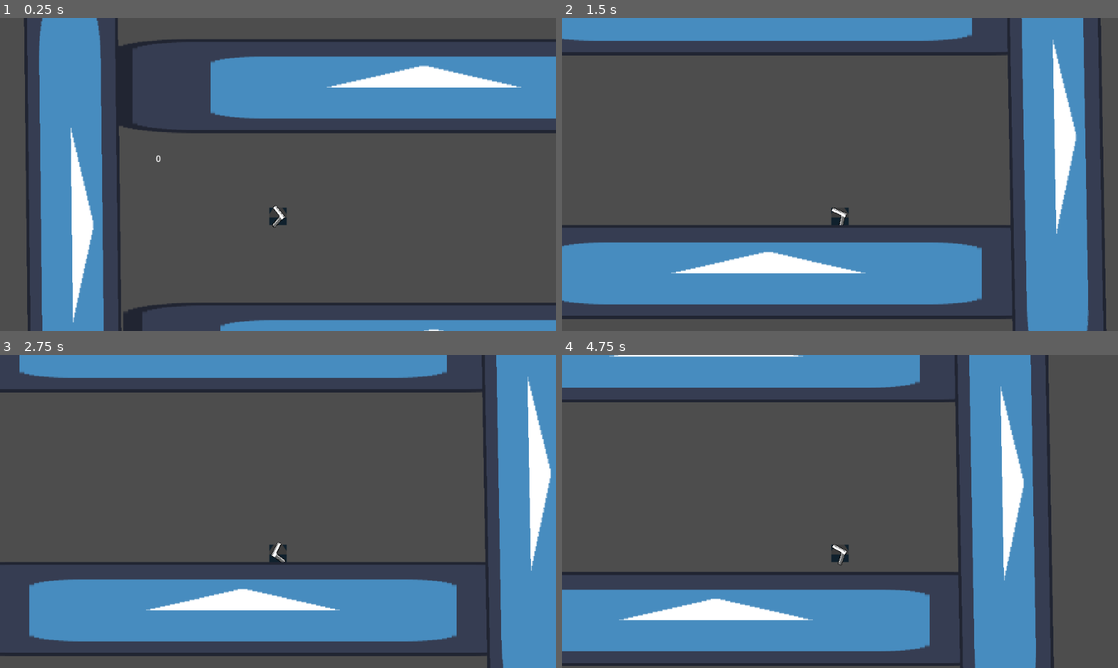
Above: before the commit, frames 1-4 (two rows, left to right).
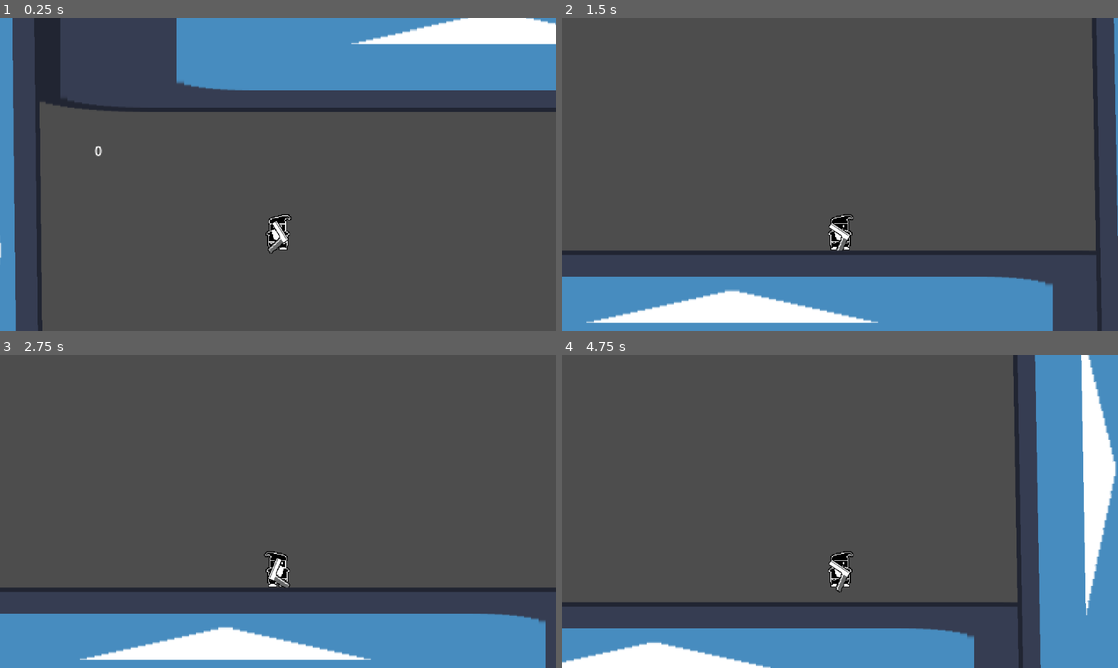
Above: after the commit, the same moments.

Repository: BielMaxBR/spin-pistol
Game: Godot game, scene res://scenes/root.tscn
Same seed, same stepped clock (60 frames per second), same inputs: the game is played once before the commit and once after it. The engine's default icon, where the game draws it, is replaced by a stand-in: a white triangle on a blue panel in a dark square.
Inputs (mouse positions are in pixels of both pictures, inside the frame that each line leads up to):
- Up to frame 1 (0.25 s): no input
- Up to frame 2 (1.5 s): move the mouse to (962, 158) at 0.52 s; hold D (right) from 0.53 s (still down); click (962, 158) at 0.6 s; tap Space (jump) at 0.77 s; move the mouse to (728, 190) at 1.27 s; right-click (728, 190) at 1.35 s
- Up to frame 3 (2.75 s): tap Space (jump) at 1.52 s; move the mouse to (333, 442) at 2.02 s; release D (right) at 2.03 s; hold A (left) from 2.03 s (still down); click (333, 442) at 2.1 s
- Up to frame 4 (4.75 s): move the mouse to (812, 574) at 2.77 s; release A (left) at 2.78 s; hold D (right) 2.78-4.28 s; right-click (812, 574) at 2.85 s; tap Space (jump) at 3.02, 3.77, 4.52 s; move the mouse to (1006, 558) at 3.52 s; click (1006, 558) at 3.6 s; move the mouse to (673, 464) at 4.27 s; hold A (left) from 4.28 s (still down); right-click (673, 464) at 4.35 s

The runs differ from the first frame. In frame 1, 37% of the frame differs, in the area x 0-100%, y 0-100%; in frame 2, 37%; in frame 3, 35%; in frame 4, 48%.

Commit message:
YOU ARE GNOMED

Diff:
--- a/scenes/player.tscn
+++ b/scenes/player.tscn
@@ -1,7 +1,7 @@
 [gd_scene load_steps=11 format=3 uid="uid://c57y5ryqaks17"]
 
 [ext_resource type="Script" path="res://scripts/player.gd" id="1_uxaf8"]
-[ext_resource type="Texture2D" uid="uid://djl0nv1y1hn23" path="res://icon.svg" id="2_ijns6"]
+[ext_resource type="Texture2D" uid="uid://m4mkxxj80cwq" path="res://sprites/gnome.png" id="2_pmd7q"]
 [ext_resource type="Texture2D" uid="uid://ljxadmphcph7" path="res://pistol.png" id="3_ww5fl"]
 [ext_resource type="Script" path="res://classes/StateMachine.gd" id="4_bbcsg"]
 [ext_resource type="Script" path="res://scripts/states/player/Idle.gd" id="5_ufx35"]
@@ -17,9 +17,8 @@
 script = ExtResource("1_uxaf8")
 
 [node name="Sprite" type="Sprite2D" parent="."]
-modulate = Color(0.234375, 0.234375, 0.234375, 1)
-texture = ExtResource("2_ijns6")
-region_enabled = true
+texture = ExtResource("2_pmd7q")
+offset = Vector2(0, -6)
 region_rect = Rect2(48, 48, 32, 32)
 
 [node name="CollisionShape2D" type="CollisionShape2D" parent="."]
--- a/scenes/root.tscn
+++ b/scenes/root.tscn
@@ -15,6 +15,7 @@
 
 [node name="Camera2D" type="Camera2D" parent="Player"]
 position = Vector2(0, -77)
+zoom = Vector2(1.5, 1.5)
 
 [node name="StaticBody2D" type="StaticBody2D" parent="."]
 position = Vector2(512, 363)
--- a/scripts/player.gd
+++ b/scripts/player.gd
@@ -34,5 +34,5 @@
 func set_pistol_rotation(direction_to_aim):
 	pistol.scale.y = 2*int(direction_to_aim.rotated(deg_to_rad(90)).angle() > 0)-1
 	pistol.rotation = direction_to_aim.angle()
-
+	$Sprite.flip_h = direction_to_aim.rotated(deg_to_rad(90)).angle() < 0
 	# moça, TUDO q tem aq embaixo, separa entre os states
Binary file added: sprites/gnome.png
Not shown, added: sprites/gnome.png.import
